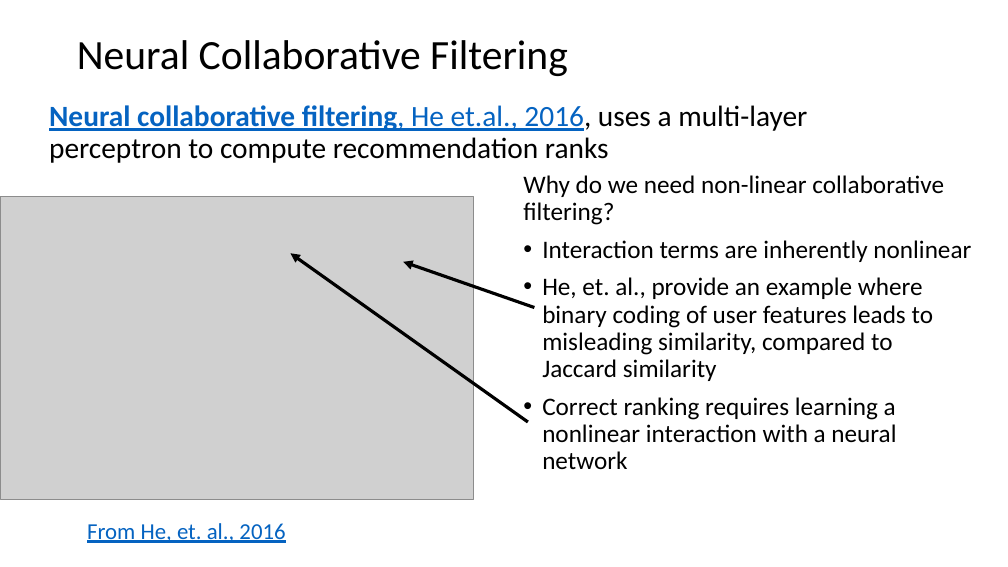
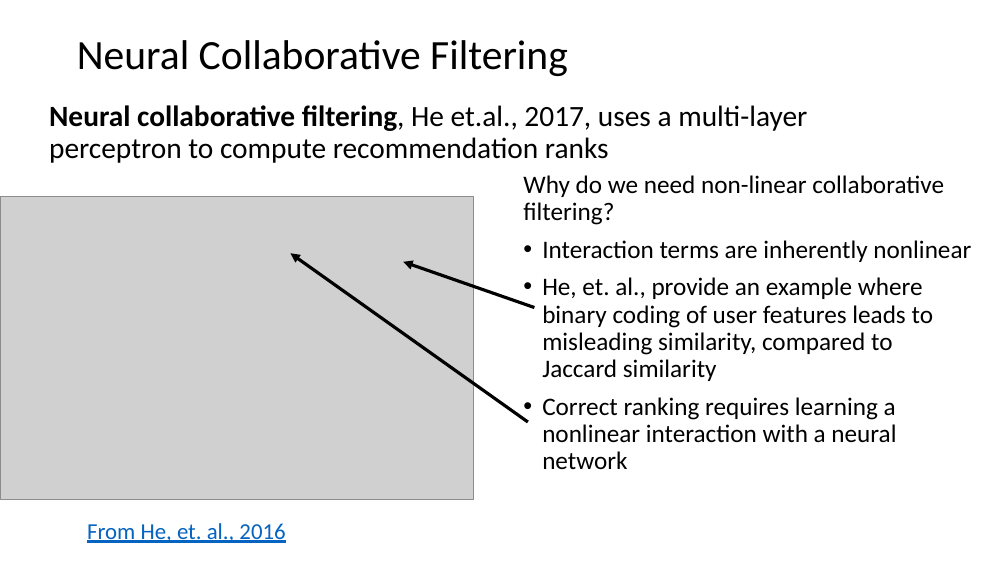
Before and after one commit to harelgabainew/school1, a slide deck: slide 78 of slides/8_RecommenderSystems.pptx (slide 73 before the commit). Drawn at 1008x567 pixels with LibreOffice and Linux fonts; fonts in the diff are those of the drawing; grey boxes stand for pictures. Boxes give left, top, right and bottom in pixels: in the first picture for what was removed or moved away, otherwise in the second. Text is boxed around its words. In the diff, an @@ line names an element or a change of style, - is before the commit and + after.

```diff
--- a/slides/8_RecommenderSystems.pptx
+++ b/slides/8_RecommenderSystems.pptx
@@ text at (x1=49, y1=105, x2=807, y2=163): text changed @@
-Neural collaborative filtering, He et.al., 2016, uses a multi-layer perceptron to compute recommendation ranks
+Neural collaborative filtering, He et.al., 2017, uses a multi-layer perceptron to compute recommendation ranks
```
Also in this commit, not shown: 43 other slides changed, 8 slides added.
